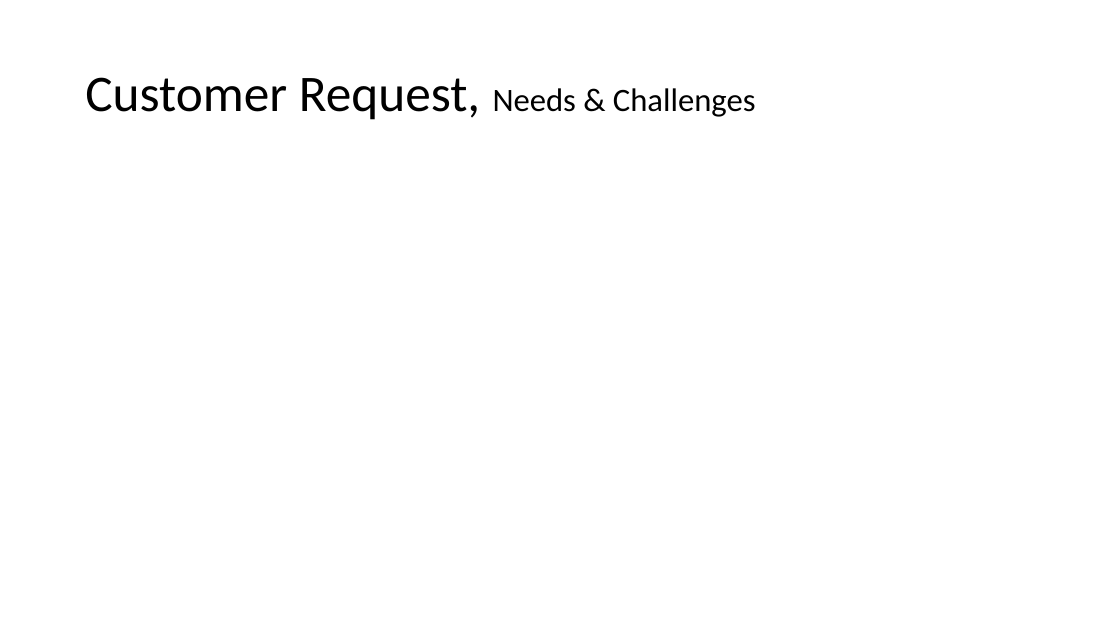
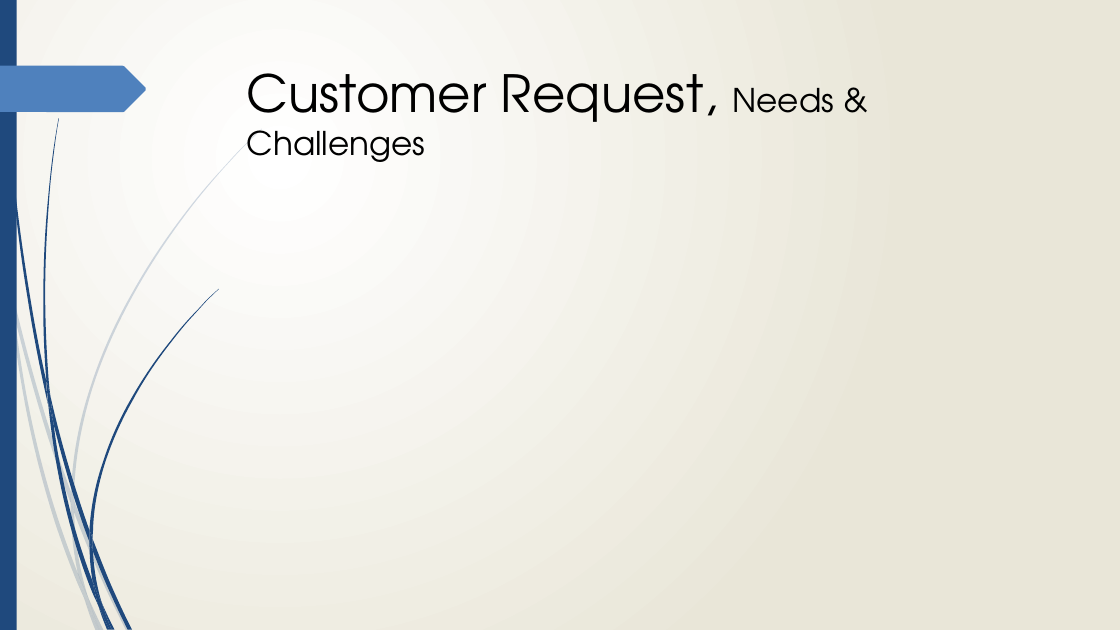
Before and after one commit to Jmr-Work/Pivotal_Presentation, a slide deck: slide 2 of Suppl/Pivotal Presentation - DTECTS.pptx. Drawn at 1120x630 pixels with LibreOffice and Linux fonts; fonts in the diff are those of the drawing. Boxes give left, top, right and bottom in pixels: in the first picture for what was removed or moved away, otherwise in the second. Text is boxed around its words. In the diff, an @@ line names an element or a change of style, - is before the commit and + after.

Commit message:
(+)    add template format

```diff
--- a/Suppl/Pivotal Presentation - DTECTS.pptx
+++ b/Suppl/Pivotal Presentation - DTECTS.pptx
@@ background #FFFFFF to gradient #FFFFFF to #EAE7D8 @@
@@ rectangle added at bbox=[0, 0, 17, 630], fill #1F497D @@
@@ title "Customer Request, Needs & Challenges": place and size @@
-title "Customer Request, Needs & Challenges" at bbox=[85, 77, 756, 120]
+title "Customer Request, Needs & Challenges" at bbox=[247, 73, 835, 162]
@@ title "Customer Request, Needs & Challenges" at bbox=[247, 73, 835, 162]: font Calibri to TeX Gyre Adventor; line spacing 0.9 to 1; vertical alignment middle to top @@
@@ freeform shape added at bbox=[0, 66, 146, 112], fill #4F81BD @@
@@ group added at bbox=[0, 129, 262, 630]: 10 freeform shapes @@
@@ group added at bbox=[3, 0, 218, 630]: 12 freeform shapes @@
```
Also in this commit, not shown: 10 other slides changed.
